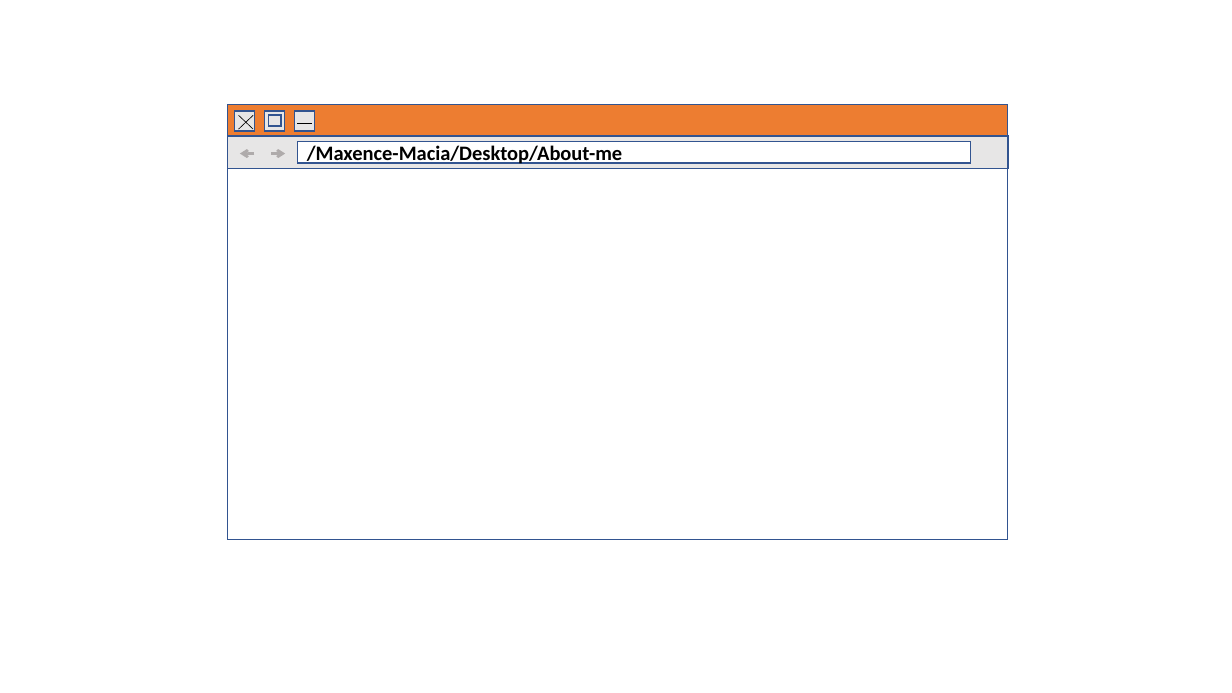
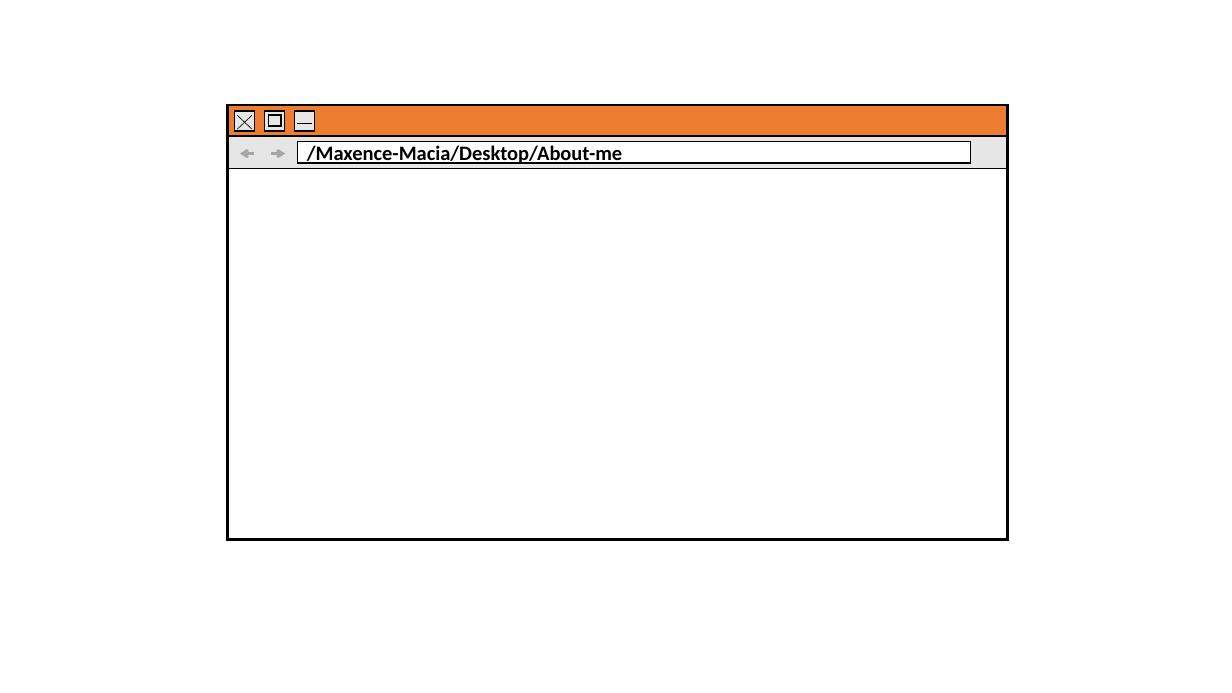
Before and after one commit to MaxMacia/Projet-Portfolio, a slide deck: slide 3 of images/images.pptx. Drawn at 1232x693 pixels with LibreOffice and Linux fonts; fonts in the diff are those of the drawing. Boxes give left, top, right and bottom in pixels: in the first picture for what was removed or moved away, otherwise in the second. Text is boxed around its words. In the diff, an @@ line names an element or a change of style, - is before the commit and + after.

```diff
--- a/images/images.pptx
+++ b/images/images.pptx
@@ rectangle added at [227,105,1008,540], outline #000000 2 pt @@
@@ outline #325491 1 pt to #000000 1 pt in 8 elements at [298,141,970,164], [235,111,255,131], [264,111,285,131], [295,111,315,131], [269,115,282,126], [227,138,1008,540], [227,105,1008,138], [227,136,1008,168] @@
```
Also in this commit, not shown: 2 slides added, 1 slide removed, 9 other files.
